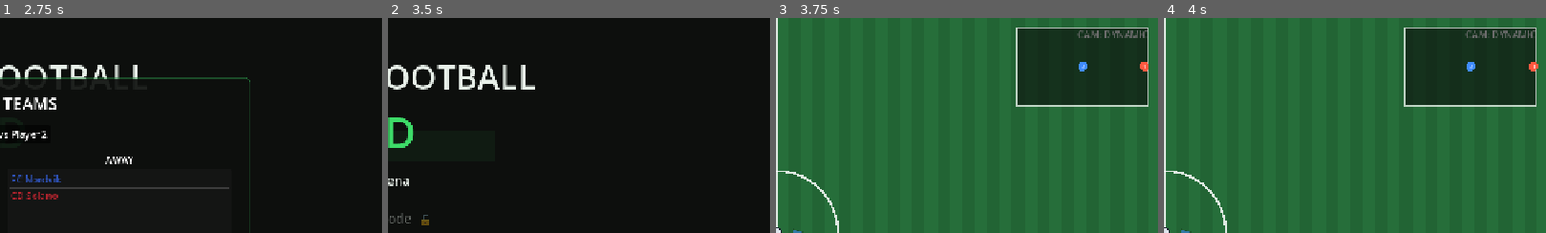
Above: before the commit, frames 1-4 (left to right).
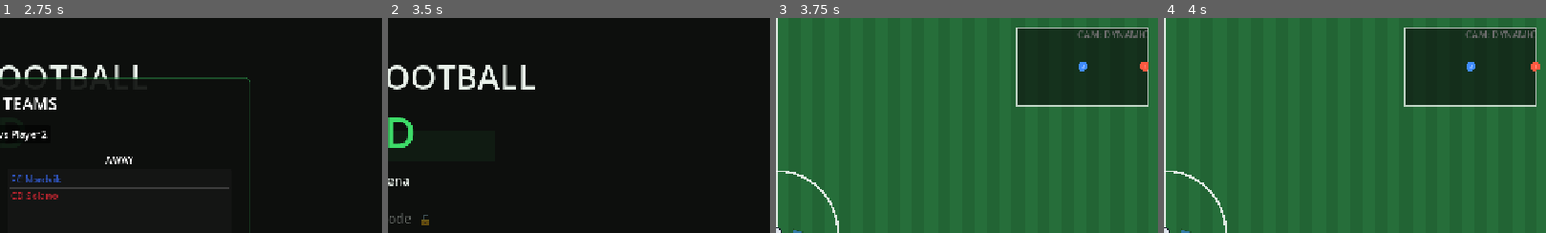
Above: after the commit, the same moments.

Repository: RidgeBridgeStudios/PowerFootball-2D
Game: Godot game, scene res://ui/MainMenu.tscn
The game is run twice, just before and just after one commit, with the same random seed, the same clock (stepped at 60 frames per second) and the same inputs.
Inputs:
- Up to frame 1 (2.75 s): click "⚽ Kick Off" at 0.5 s; click "vs CPU" at 1.25 s; click "vs Player 2" at 2 s
- Up to frame 2 (3.5 s): click "← Back" at 2.75 s
- Up to frame 3 (3.75 s): click "🏟 Practice Arena" at 3.5 s
- Up to frame 4 (4 s): no input
The pictures show only the part of the screen within x 50-100%, y 0-50%; the shares and areas given below are measured in that part.

Frames 1-2 are identical in both runs. In frame 3, less than 0.1% of the frame differs, in the area x 96-98%, y 20-24%; in frame 4, less than 0.1%, in the area x 95-99%, y 20-25%.

Commit message:
tune: adjust movement physics and role defaults for FM2D compromise feel

Diff:
--- a/autoloads/DataLoader.gd
+++ b/autoloads/DataLoader.gd
@@ -65,9 +65,9 @@
 	var data := PlayerData.make_default("Player %d" % (index + 1), index + 1, "CM")
 	data.mass = 75.0
 	data.top_speed = 210.0
-	data.acceleration_time = 0.65
-	data.friction_time = 0.35
-	data.turning_penalty = 0.75
+	data.acceleration_time = 0.22 # FM2D compromise: central mid acceleration baseline
+	data.friction_time = 0.12 # FM2D compromise: snappier stop response while retaining inertia
+	data.turning_penalty = 0.35 # FM2D compromise: balanced turning penalty factor
 	data.sprint_multiplier = 1.45
 	data.stamina_max = 100.0
 	data.stamina_drain = 18.0
@@ -166,17 +166,17 @@
 	team.team_name = "FC Nordvik"
 	team.team_color = Color(0.18, 0.32, 0.72)
 	team.squad = [
-		_player(1, "Mads Dahl", "GK", 82.0, 175.0, 0.80, 0.30, 0.55, 1.30, 0.80, 0.85, 0.30),
-		_player(5, "Halvard Brann", "CB", 92.0, 185.0, 0.90, 0.28, 0.85, 1.25, 0.60, 0.75, 0.70),
-		_player(4, "Sigurd Voss", "CB", 88.0, 188.0, 0.85, 0.29, 0.80, 1.28, 0.65, 0.70, 0.65),
-		_player(3, "Erik Lund", "LB", 77.0, 210.0, 0.68, 0.34, 0.72, 1.42, 0.70, 0.60, 0.55),
-		_player(2, "Torben Hauge", "RB", 76.0, 212.0, 0.67, 0.34, 0.70, 1.43, 0.72, 0.62, 0.58),
-		_player(6, "Niklas Borg", "DM", 80.0, 200.0, 0.72, 0.32, 0.78, 1.35, 0.82, 0.78, 0.72),
-		_player(8, "Olav Strand", "CM", 74.0, 208.0, 0.66, 0.35, 0.68, 1.40, 0.85, 0.72, 0.60),
-		_player(10, "Petter Naess", "AM", 71.0, 215.0, 0.62, 0.37, 0.62, 1.48, 0.90, 0.80, 0.55),
-		_player(11, "Jonas Elv", "LW", 69.0, 228.0, 0.58, 0.38, 0.60, 1.52, 0.75, 0.55, 0.62),
-		_player(7, "Rune Kval", "RW", 70.0, 225.0, 0.59, 0.38, 0.62, 1.50, 0.73, 0.58, 0.65),
-		_player(9, "Henrik Ask", "ST", 83.0, 220.0, 0.70, 0.33, 0.65, 1.50, 0.68, 0.65, 0.88),
+		_player(1, "Mads Dahl", "GK", 82.0, 175.0, 0.32, 0.12, 0.50, 1.30, 0.80, 0.85, 0.30),
+		_player(5, "Halvard Brann", "CB", 92.0, 185.0, 0.32, 0.12, 0.50, 1.25, 0.60, 0.75, 0.70),
+		_player(4, "Sigurd Voss", "CB", 88.0, 188.0, 0.32, 0.12, 0.50, 1.28, 0.65, 0.70, 0.65),
+		_player(3, "Erik Lund", "LB", 77.0, 210.0, 0.22, 0.12, 0.35, 1.42, 0.70, 0.60, 0.55),
+		_player(2, "Torben Hauge", "RB", 76.0, 212.0, 0.22, 0.12, 0.35, 1.43, 0.72, 0.62, 0.58),
+		_player(6, "Niklas Borg", "DM", 80.0, 200.0, 0.32, 0.12, 0.50, 1.35, 0.82, 0.78, 0.72),
+		_player(8, "Olav Strand", "CM", 74.0, 208.0, 0.22, 0.12, 0.35, 1.40, 0.85, 0.72, 0.60),
+		_player(10, "Petter Naess", "AM", 71.0, 215.0, 0.15, 0.12, 0.25, 1.48, 0.90, 0.80, 0.55),
+		_player(11, "Jonas Elv", "LW", 69.0, 228.0, 0.15, 0.12, 0.25, 1.52, 0.75, 0.55, 0.62),
+		_player(7, "Rune Kval", "RW", 70.0, 225.0, 0.15, 0.12, 0.25, 1.50, 0.73, 0.58, 0.65),
+		_player(9, "Henrik Ask", "ST", 83.0, 220.0, 0.22, 0.12, 0.35, 1.50, 0.68, 0.65, 0.88),
 	]
 	return team
 
@@ -186,17 +186,17 @@
 	team.team_name = "CD Solano"
 	team.team_color = Color(0.72, 0.14, 0.18)
 	team.squad = [
-		_player(1, "Carlos Vega", "GK", 80.0, 172.0, 0.82, 0.29, 0.50, 1.28, 0.78, 0.88, 0.25),
-		_player(5, "Mateo Ruiz", "CB", 87.0, 190.0, 0.84, 0.29, 0.82, 1.27, 0.62, 0.72, 0.68),
-		_player(4, "Diego Pons", "CB", 90.0, 186.0, 0.88, 0.28, 0.83, 1.26, 0.58, 0.68, 0.72),
-		_player(3, "Luis Ferrer", "LB", 74.0, 218.0, 0.63, 0.36, 0.65, 1.48, 0.74, 0.64, 0.52),
-		_player(2, "Andres Mora", "RB", 75.0, 216.0, 0.64, 0.35, 0.66, 1.46, 0.71, 0.62, 0.54),
-		_player(6, "Pablo Cano", "DM", 79.0, 202.0, 0.71, 0.33, 0.76, 1.36, 0.80, 0.76, 0.75),
-		_player(8, "Rafael Soto", "CM", 73.0, 212.0, 0.64, 0.36, 0.65, 1.42, 0.83, 0.74, 0.58),
-		_player(10, "Marco Reyes", "AM", 70.0, 218.0, 0.61, 0.38, 0.60, 1.50, 0.92, 0.82, 0.52),
-		_player(11, "Javier Tur", "LW", 67.0, 258.0, 0.55, 0.40, 0.55, 1.58, 0.65, 0.45, 0.70),
-		_player(7, "Ivan Blasco", "RW", 68.0, 245.0, 0.57, 0.39, 0.58, 1.55, 0.68, 0.50, 0.68),
-		_player(9, "Bruno Tena", "ST", 81.0, 222.0, 0.68, 0.34, 0.62, 1.52, 0.70, 0.68, 0.85),
+		_player(1, "Carlos Vega", "GK", 80.0, 172.0, 0.32, 0.12, 0.50, 1.28, 0.78, 0.88, 0.25),
+		_player(5, "Mateo Ruiz", "CB", 87.0, 190.0, 0.32, 0.12, 0.50, 1.27, 0.62, 0.72, 0.68),
+		_player(4, "Diego Pons", "CB", 90.0, 186.0, 0.32, 0.12, 0.50, 1.26, 0.58, 0.68, 0.72),
+		_player(3, "Luis Ferrer", "LB", 74.0, 218.0, 0.22, 0.12, 0.35, 1.48, 0.74, 0.64, 0.52),
+		_player(2, "Andres Mora", "RB", 75.0, 216.0, 0.22, 0.12, 0.35, 1.46, 0.71, 0.62, 0.54),
+		_player(6, "Pablo Cano", "DM", 79.0, 202.0, 0.32, 0.12, 0.50, 1.36, 0.80, 0.76, 0.75),
+		_player(8, "Rafael Soto", "CM", 73.0, 212.0, 0.22, 0.12, 0.35, 1.42, 0.83, 0.74, 0.58),
+		_player(10, "Marco Reyes", "AM", 70.0, 218.0, 0.15, 0.12, 0.25, 1.50, 0.92, 0.82, 0.52),
+		_player(11, "Javier Tur", "LW", 67.0, 258.0, 0.15, 0.12, 0.25, 1.58, 0.65, 0.45, 0.70),
+		_player(7, "Ivan Blasco", "RW", 68.0, 245.0, 0.15, 0.12, 0.25, 1.55, 0.68, 0.50, 0.68),
+		_player(9, "Bruno Tena", "ST", 81.0, 222.0, 0.22, 0.12, 0.35, 1.52, 0.70, 0.68, 0.85),
 	]
 	return team
 
--- a/entities/player/HeavyPlayerController.gd
+++ b/entities/player/HeavyPlayerController.gd
@@ -59,13 +59,16 @@
 @export var top_speed: float = 240.0
 ## Seconds to reach top speed from a standstill, at the neutral 70kg reference
 ## mass. A 75kg player takes ~0.43s, a 90kg player ~0.52s — mass scales it.
-@export var acceleration_time: float = 0.40
+## FM2D compromise: reduced to 0.22s for snappier burst while preserving mass-scaled inertia.
+@export var acceleration_time: float = 0.22
 ## Seconds to coast to a stop from top speed with no input, at the reference
 ## mass. Heavier players stop faster once they stop driving forward (~29px of
 ## roll-out at 75kg) but are slower to get going again.
-@export var friction_time: float = 0.22
+## FM2D compromise: reduced to 0.12s for crisper deceleration without feeling weightless.
+@export var friction_time: float = 0.12
 ## 0.0 = turn on a dime, 1.0 = a full reversal kills all acceleration.
-@export_range(0.0, 1.0) var turning_penalty_factor: float = 0.55
+## FM2D compromise: reduced to 0.35 so turns feel responsive but committed reversals still bleed momentum.
+@export_range(0.0, 1.0) var turning_penalty_factor: float = 0.35
 ## Top-speed multiplier while action_sprint is held and stamina remains.
 @export var sprint_multiplier: float = 1.45
 
@@ -101,12 +104,14 @@
 const NEUTRAL_MASS: float = 70.0
 ## Below this speed a turn costs nothing — you cannot "bleed momentum" you do
 ## not have, and applying the penalty at rest makes starting off feel mushy.
-const TURN_EVAL_SPEED: float = 10.0
+## FM2D compromise: lowered to 6.0 so turn momentum penalties engage earlier during lower-speed changes of direction.
+const TURN_EVAL_SPEED: float = 6.0
 ## Facing only updates above this speed, so a player coasting to a halt does not
 ## spin as the velocity vector decays into noise.
 const FACING_UPDATE_SPEED: float = 15.0
 ## Floor on effective acceleration so a full 180 still eventually resolves.
-const MIN_ACCELERATION_RATIO: float = 0.1
+## FM2D compromise: raised to 0.18 to prevent prolonged dead-stops on reversals while keeping defenders favored on anticipated cuts.
+const MIN_ACCELERATION_RATIO: float = 0.18
 
 ## This player's slot in MatchWorldModel, or -1 if registration was refused
 ## (roster already full).
--- a/shared/PlayerData.gd
+++ b/shared/PlayerData.gd
@@ -24,9 +24,12 @@
 
 @export var mass: float = 75.0
 @export var top_speed: float = 210.0
-@export var acceleration_time: float = 0.65
-@export var friction_time: float = 0.35
-@export var turning_penalty: float = 0.75
+## FM2D compromise: baseline acceleration time reduced to 0.22s for snappier takeoff without feeling weightless.
+@export var acceleration_time: float = 0.22
+## FM2D compromise: friction time reduced to 0.12s for crisp stopping distance while preserving natural roll-out.
+@export var friction_time: float = 0.12
+## FM2D compromise: turning penalty reduced to 0.35 so turns feel responsive while full reversals still bleed momentum.
+@export var turning_penalty: float = 0.35
 @export var sprint_multiplier: float = 1.45
 
 ## --- Stamina -------------------------------------------------------------------
@@ -79,4 +82,22 @@
 	d.player_name = player_name
 	d.shirt_number = shirt_number
 	d.position_role = position_role
+	d.apply_role_defaults(position_role)
 	return d
+
+
+## Applies FM2D compromise physics defaults based on position archetype.
+func apply_role_defaults(role: String) -> void:
+	match role.to_upper():
+		"LW", "RW", "AM", "LM", "RM", "CAM", "LAM", "RAM":
+			# Wingers / attacking mids: agile acceleration (0.15s) and low turning penalty (0.25) for 1v1 take-ons.
+			acceleration_time = 0.15
+			turning_penalty = 0.25
+		"CB", "DM", "CDM", "GK":
+			# Centre-backs / defensive mids / goalkeeper: heavier acceleration (0.32s) and higher penalty (0.50) to anchor defence.
+			acceleration_time = 0.32
+			turning_penalty = 0.50
+		_:
+			# Central mids / strikers / fullbacks / default: balanced baseline compromise (0.22s accel, 0.35 turning penalty).
+			acceleration_time = 0.22
+			turning_penalty = 0.35
